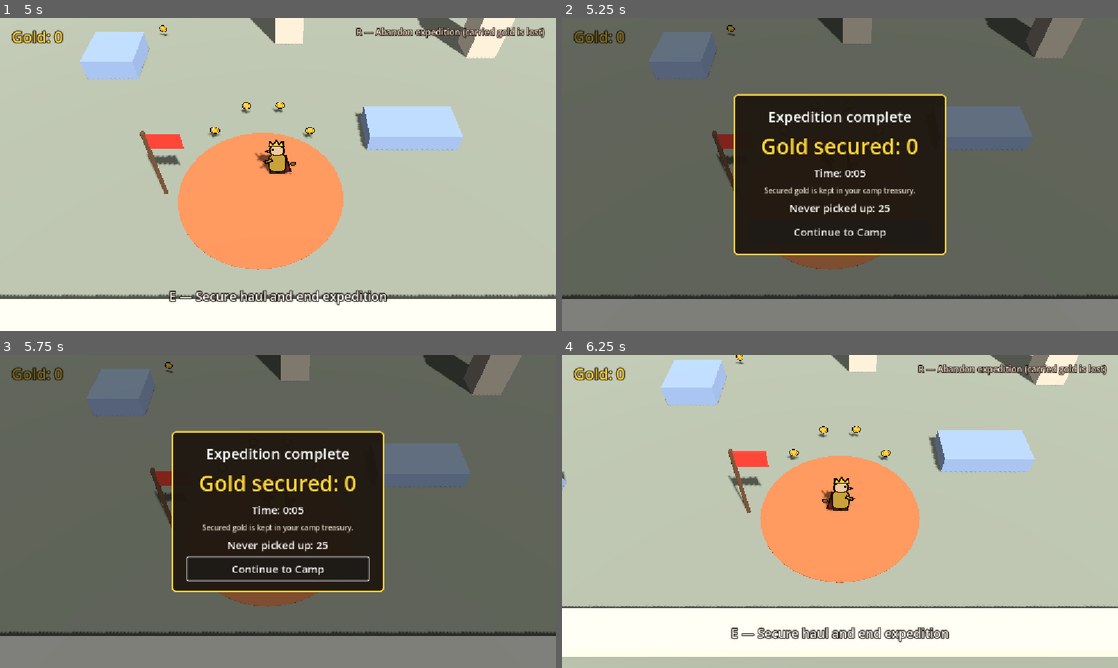
Above: before the commit, frames 1-4 (two rows, left to right).
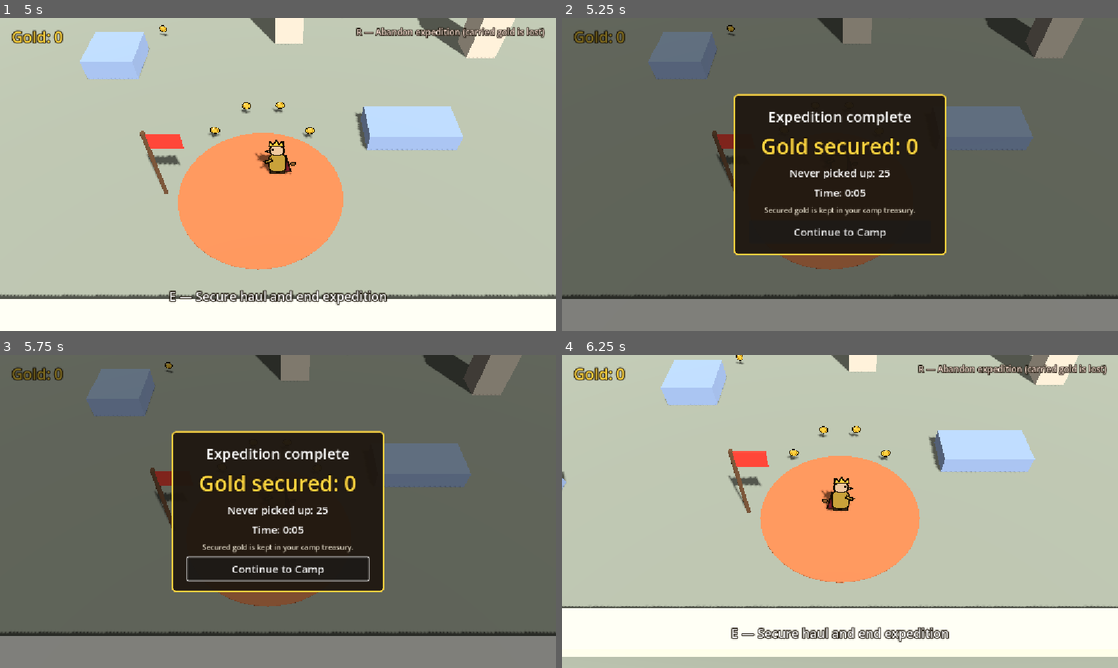
Above: after the commit, the same moments.

Repository: quonkelley/gold-king
Game: Godot game, scene res://game/prototypes/p006/expedition.tscn
The game is run twice, just before and just after one commit, with the same random seed, the same clock (stepped at 60 frames per second) and the same inputs. This scene is started directly instead of the project's main scene.
Inputs (mouse positions are in pixels of both pictures, inside the frame that each line leads up to):
- Up to frame 1 (5 s): tap Enter at 0.5, 3.6 s; move the mouse to (400, 158) at 0.52 s; hold D (move_right) 0.53-1.28 s; tap J (attack) at 0.6, 4.35 s; click (400, 158) at 0.67 s; move the mouse to (166, 190) at 1.27 s; hold S (move_down) 1.28-2.03 s; tap E (interact) at 1.35 s; move the mouse to (333, 105) at 2.02 s; hold D (move_right) 2.03-2.78 s; hold 3 (trial_heavy) 2.03-2.78 s; move the mouse to (250, 237) at 2.77 s; hold W (move_up) 2.78-3.53 s; tap 1 (trial_light) at 2.85 s; click (250, 237) at 2.92 s; move the mouse to (444, 221) at 3.52 s; hold A (move_left) from 3.53 s (still down); move the mouse to (111, 127) at 4.27 s
- Up to frame 2 (5.25 s): move the mouse to (867, 174) at 5.02 s; release A (move_left) at 5.03 s; hold S (move_down) from 5.03 s (still down); hold E (interact) from 5.03 s (still down); click (867, 174) at 5.17 s
- Up to frame 3 (5.75 s): keep holding S (move_down); keep holding E (interact)
- Up to frame 4 (6.25 s): release S (move_down) at 5.75 s; release E (interact) at 5.75 s; click "Continue to Camp" at 5.75 s

Frame 1 is identical in both runs. In frame 2, 1.1% of the frame differs, in the area x 36-64%, y 48-64%; in frame 3, 1.1%; in frame 4, nothing differs.

Commit message:
chore: P006 readability pass and test instructions
Results list the treasury right under the secured gold; the camp notice
moves near the bottom so it no longer covers the treasury; captions are
larger and the chest glint smaller. AGENTS.md gains the P006 test command
and notes that earlier prototypes now run with F6.

Diff:
--- a/game/prototypes/p006/camp_hub.tscn
+++ b/game/prototypes/p006/camp_hub.tscn
@@ -169,7 +169,7 @@
 text = "The King's Tent"
 
 [node name="Treasury" type="Node3D" parent="."]
-transform = Transform3D(1, 0, 0, 0, 1, 0, 0, 0, 1, 0, 0, -4)
+transform = Transform3D(1, 0, 0, 0, 1, 0, 0, 0, 1, 0, 0, -3.2)
 
 [node name="Chest" type="CSGBox3D" parent="Treasury"]
 transform = Transform3D(1, 0, 0, 0, 1, 0, 0, 0, 1, 0, 0.4, 0)
@@ -203,13 +203,13 @@
 surface_material_override/0 = SubResource("Mat_gold")
 
 [node name="Caption" type="Label3D" parent="Treasury"]
-transform = Transform3D(1, 0, 0, 0, 1, 0, 0, 0, 1, 0, 2.1, 0)
+transform = Transform3D(1, 0, 0, 0, 1, 0, 0, 0, 1, 0, 1.75, 0)
 billboard = 1
 no_depth_test = true
 modulate = Color(1, 0.84, 0.25, 1)
 outline_modulate = Color(0.1, 0.07, 0.03, 1)
-font_size = 44
-outline_size = 10
+font_size = 64
+outline_size = 14
 text = "Treasury
 0 gold"
 
@@ -296,11 +296,14 @@
 text = "Treasury: 0"
 
 [node name="Notice" type="Label" parent="HUD"]
-anchors_preset = 10
+anchors_preset = 12
+anchor_top = 1.0
 anchor_right = 1.0
-offset_top = 72.0
-offset_bottom = 152.0
+anchor_bottom = 1.0
+offset_top = -200.0
+offset_bottom = -110.0
 grow_horizontal = 2
+grow_vertical = 0
 theme_override_colors/font_color = Color(1, 1, 1, 1)
 theme_override_colors/font_outline_color = Color(0.1, 0.07, 0.03, 1)
 theme_override_constants/outline_size = 8
--- a/game/prototypes/p006/expedition.gd
+++ b/game/prototypes/p006/expedition.gd
@@ -72,9 +72,12 @@
 	# In P006, R only ever means "abandon"; the results panel is left with the explicit button.
 	_new_button.shortcut = null
 	_new_button.text = "Continue to Camp"
+	# Treasury right under "Gold secured"; the other P006 lines just above the time.
 	var box: Node = _new_button.get_parent()
+	box.move_child(_treasury_label, _secured_label.get_index() + 1)
+	for label: Label in [_bonus_label, _not_found_label, _merchant_label]:
+		box.move_child(label, _time_label.get_index())
 	for label: Label in _result_lines():
-		box.move_child(label, _new_button.get_index())
 		label.visible = false
 	_update_hints()
 
--- a/game/prototypes/p006/merchant.tscn
+++ b/game/prototypes/p006/merchant.tscn
@@ -47,6 +47,6 @@
 no_depth_test = true
 modulate = Color(0.75, 1, 0.95, 1)
 outline_modulate = Color(0.05, 0.1, 0.1, 1)
-font_size = 40
-outline_size = 10
+font_size = 64
+outline_size = 14
 text = "Traveling Merchant"
--- a/game/prototypes/p006/treasure_container.tscn
+++ b/game/prototypes/p006/treasure_container.tscn
@@ -70,7 +70,7 @@
 
 [node name="Glint" type="Sprite3D" parent="Closed"]
 transform = Transform3D(1, 0, 0, 0, 1, 0, 0, 0, 1, 0.2, 0.95, 0)
-pixel_size = 0.012
+pixel_size = 0.006
 billboard = 1
 texture = ExtResource("2_glint")
 
Not shown, changed: AGENTS.md
